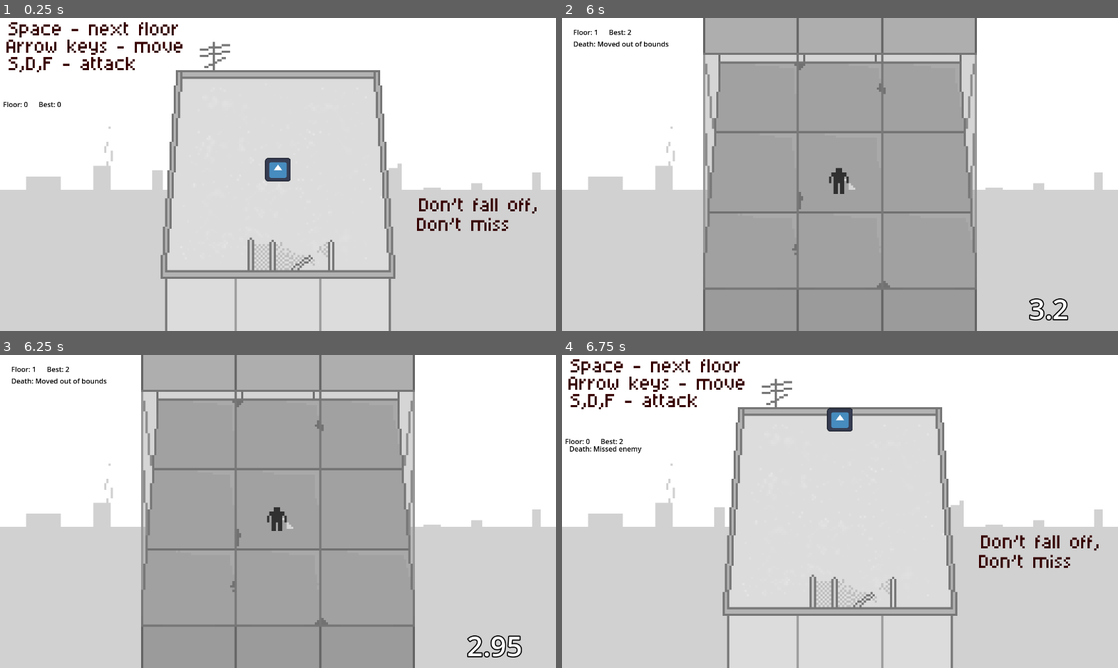
Above: before the commit, frames 1-4 (two rows, left to right).
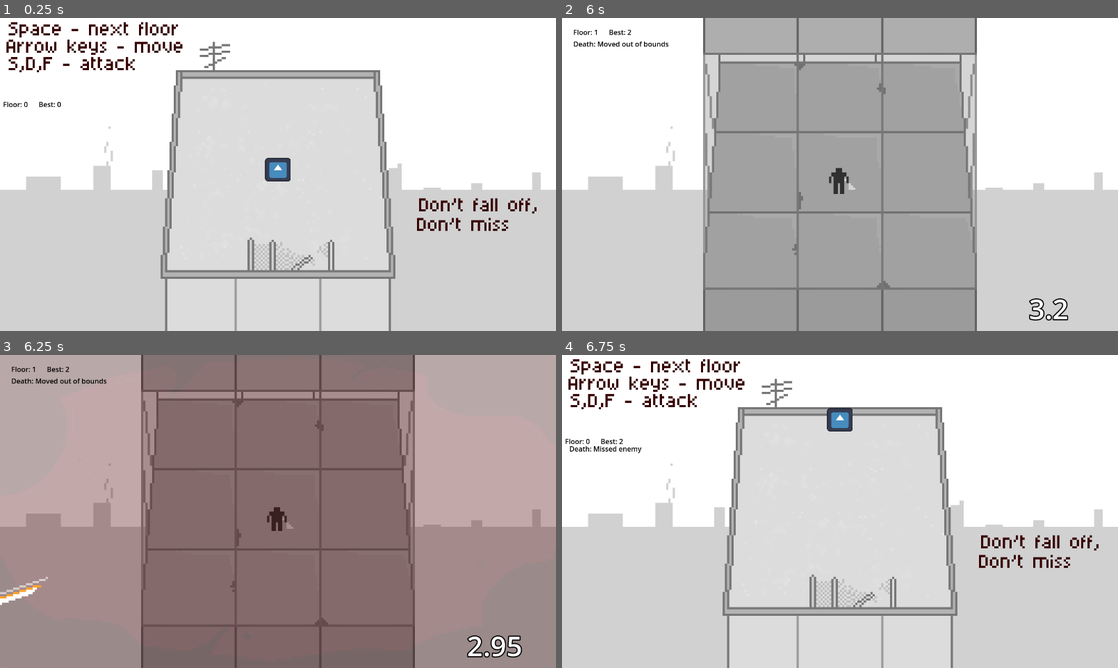
Above: after the commit, the same moments.

Repository: IsvyRed/Hatch
Game: Godot game, scene res://Gameplay Elements/rooftop.tscn
Two runs of this game, one before a commit and one after it. Both use one fixed random seed, a clock stepped at 60 frames per second and the inputs below. The engine's default icon, where the game draws it, is replaced by a stand-in: a white triangle on a blue panel in a dark square.
Inputs:
- Up to frame 1 (0.25 s): no input
- Up to frame 2 (6 s): tap Enter at 0.5, 2, 4.25 s; hold Right (Right) 0.53-1.28 s; tap S (Attack) at 0.6, 3.05, 3.6 s; tap D (Attack1) at 0.8, 1.35, 3.8, 4.35 s; tap Space (Next Floor) at 1.25, 2.3, 2.85, 3.5, 5, 5.3, 5.85 s; hold Down (Down) 1.28-2.03 s; tap F (Attack2) at 1.55, 2.1, 4.55, 5.1 s; hold Right (Right) 2.03-2.78 s; hold Up (Up) 2.78-3.53 s; hold Left (Left) 3.53-5.03 s; hold Down (Down) 5.03-5.78 s; hold Right (Right) from 5.78 s (still down)
- Up to frame 3 (6.25 s): keep holding Right (Right); tap S (Attack) at 6.05 s
- Up to frame 4 (6.75 s): release Right (Right) at 6.53 s; hold Up (Up) from 6.53 s (still down); tap S (Attack) at 6.6 s

Frames 1-2 are identical in both runs. In frame 3, 99% of the frame differs, in the area x 0-100%, y 0-100%; in frame 4, nothing differs.

Commit message:
Corpse physics bug fixes + death flash
fixed jankiness when corpses got knocked out upwards or were not fully knocked out laterally or downward,

Added first iteration of screen flash on death

Diff:
--- a/Gameplay Elements/Destructibles/GlassD1.tscn
+++ b/Gameplay Elements/Destructibles/GlassD1.tscn
@@ -43,7 +43,7 @@
 }]
 
 [sub_resource type="RectangleShape2D" id="RectangleShape2D_bgb1o"]
-size = Vector2(120, 22.75)
+size = Vector2(120, 57)
 
 [node name="GlassD1" type="Area2D"]
 z_index = 5
@@ -80,7 +80,7 @@
 metadata/_aseprite_wizard_source_file_hash_ = "b92889adb1ef4b65011fbb8cba079d5b"
 
 [node name="CollisionShape2D" type="CollisionShape2D" parent="."]
-position = Vector2(0, 105)
+position = Vector2(0, 122.5)
 shape = SubResource("RectangleShape2D_bgb1o")
 
 [connection signal="body_entered" from="." to="." method="_on_body_entered"]
--- a/Gameplay Elements/Destructibles/bin.tscn
+++ b/Gameplay Elements/Destructibles/bin.tscn
@@ -96,4 +96,8 @@
 position = Vector2(1, 0.5)
 shape = SubResource("RectangleShape2D_ovplu")
 
+[node name="FallSpan" type="Timer" parent="."]
+wait_time = 0.3
+
 [connection signal="body_entered" from="GlassChecker" to="." method="fall"]
+[connection signal="timeout" from="FallSpan" to="." method="_on_fall_span_timeout"]
--- a/Gameplay Elements/Destructibles/glass_R_1.tscn
+++ b/Gameplay Elements/Destructibles/glass_R_1.tscn
@@ -39,7 +39,7 @@
 }]
 
 [sub_resource type="RectangleShape2D" id="RectangleShape2D_5w57a"]
-size = Vector2(19, 175)
+size = Vector2(48, 175)
 
 [node name="GlassD1" type="Area2D"]
 z_index = 5
@@ -76,7 +76,7 @@
 metadata/_aseprite_wizard_source_file_hash_ = "b92889adb1ef4b65011fbb8cba079d5b"
 
 [node name="CollisionShape2D" type="CollisionShape2D" parent="."]
-position = Vector2(9.5, -7.5)
+position = Vector2(24, -7.5)
 shape = SubResource("RectangleShape2D_5w57a")
 
 [connection signal="body_entered" from="." to="." method="_on_body_entered"]
--- a/Gameplay Elements/Destructibles/glass_l_1.tscn
+++ b/Gameplay Elements/Destructibles/glass_l_1.tscn
@@ -39,7 +39,7 @@
 }]
 
 [sub_resource type="RectangleShape2D" id="RectangleShape2D_5w57a"]
-size = Vector2(19, 175)
+size = Vector2(50.5, 175)
 
 [node name="GlassL1" type="Area2D"]
 z_index = 5
@@ -77,7 +77,7 @@
 metadata/_aseprite_wizard_source_file_hash_ = "b92889adb1ef4b65011fbb8cba079d5b"
 
 [node name="CollisionShape2D" type="CollisionShape2D" parent="."]
-position = Vector2(-10, -7)
+position = Vector2(-25.75, -7)
 shape = SubResource("RectangleShape2D_5w57a")
 
 [connection signal="body_entered" from="." to="." method="_on_body_entered"]
--- a/Gameplay Elements/Destructibles/glass_l_2.tscn
+++ b/Gameplay Elements/Destructibles/glass_l_2.tscn
@@ -35,7 +35,7 @@
 }]
 
 [sub_resource type="RectangleShape2D" id="RectangleShape2D_didyp"]
-size = Vector2(20, 194)
+size = Vector2(48, 194)
 
 [node name="GlassL2" type="Area2D"]
 z_index = 5
@@ -73,7 +73,7 @@
 metadata/_aseprite_wizard_source_file_hash_ = "b92889adb1ef4b65011fbb8cba079d5b"
 
 [node name="CollisionShape2D" type="CollisionShape2D" parent="."]
-position = Vector2(-25, -2)
+position = Vector2(-39, -2)
 shape = SubResource("RectangleShape2D_didyp")
 
 [connection signal="body_entered" from="." to="." method="_on_body_entered"]
--- a/Gameplay Elements/Destructibles/glass_l_3.tscn
+++ b/Gameplay Elements/Destructibles/glass_l_3.tscn
@@ -31,7 +31,7 @@
 }]
 
 [sub_resource type="RectangleShape2D" id="RectangleShape2D_gejqu"]
-size = Vector2(20, 175)
+size = Vector2(45, 175)
 
 [node name="GlassL3" type="Area2D"]
 z_index = 5
@@ -69,7 +69,7 @@
 metadata/_aseprite_wizard_source_file_hash_ = "b92889adb1ef4b65011fbb8cba079d5b"
 
 [node name="CollisionShape2D" type="CollisionShape2D" parent="."]
-position = Vector2(-30, -3)
+position = Vector2(-42.5, -3)
 shape = SubResource("RectangleShape2D_gejqu")
 
 [connection signal="body_entered" from="." to="." method="_on_body_entered"]
--- a/Gameplay Elements/Destructibles/glass_r_2.tscn
+++ b/Gameplay Elements/Destructibles/glass_r_2.tscn
@@ -35,7 +35,7 @@
 }]
 
 [sub_resource type="RectangleShape2D" id="RectangleShape2D_e05v0"]
-size = Vector2(20.5, 195)
+size = Vector2(61.25, 195)
 
 [node name="GlassR2" type="Area2D"]
 z_index = 5
@@ -72,7 +72,7 @@
 metadata/_aseprite_wizard_source_file_hash_ = "b92889adb1ef4b65011fbb8cba079d5b"
 
 [node name="CollisionShape2D" type="CollisionShape2D" parent="."]
-position = Vector2(25, -2.5)
+position = Vector2(45.375, -2.5)
 shape = SubResource("RectangleShape2D_e05v0")
 
 [connection signal="body_entered" from="." to="." method="_on_body_entered"]
--- a/Gameplay Elements/Destructibles/glass_r_3.tscn
+++ b/Gameplay Elements/Destructibles/glass_r_3.tscn
@@ -31,7 +31,7 @@
 }]
 
 [sub_resource type="RectangleShape2D" id="RectangleShape2D_gejqu"]
-size = Vector2(20, 175)
+size = Vector2(49, 175)
 
 [node name="GlassR3" type="Area2D"]
 z_index = 5
@@ -68,7 +68,7 @@
 metadata/_aseprite_wizard_source_file_hash_ = "b92889adb1ef4b65011fbb8cba079d5b"
 
 [node name="CollisionShape2D" type="CollisionShape2D" parent="."]
-position = Vector2(30, -2.5)
+position = Vector2(44.5, -2.5)
 shape = SubResource("RectangleShape2D_gejqu")
 
 [connection signal="body_entered" from="." to="." method="_on_body_entered"]
--- a/Gameplay Elements/Destructibles/printer.tscn
+++ b/Gameplay Elements/Destructibles/printer.tscn
@@ -1,6 +1,6 @@
 [gd_scene load_steps=4 format=3 uid="uid://clvri8h4orhje"]
 
-[ext_resource type="Script" uid="uid://cameht12lxqtn" path="res://printer.gd" id="1_31332"]
+[ext_resource type="Script" uid="uid://cameht12lxqtn" path="res://Scripts/printer.gd" id="1_31332"]
 [ext_resource type="SpriteFrames" uid="uid://bxy1bqkgnrx58" path="res://Sprites/Destructibles/Printer/HitN.tres" id="2_wvvgp"]
 
 [sub_resource type="RectangleShape2D" id="RectangleShape2D_wvvgp"]
--- a/Gameplay Elements/Enemies/dead_body.gd
+++ b/Gameplay Elements/Enemies/dead_body.gd
@@ -17,14 +17,22 @@
 		motion /= 1.5
 	else:
 		scale /= 1.5
+		if motion.y > 20:
+			z_index = 2
 
 func fall(_body):
 	falling = true
 	var chance = abs(motion.x + motion.y)
-	var judge = randi_range(0,10)
+	var judge = randi_range(0,20)
 	if chance > judge:
-		set_collision_layer_value(6,false)
+		$FallSpan.start()
+		set_collision_mask_value(6,false)
 		z_index = -2
 		motion += locLastDirection/15
 		gravity_scale = 6
 		angular_velocity = motion.x/3
+
+
+func _on_fall_span_timeout():
+	Globals.debrisList.erase(self)
+	queue_free()
--- a/Gameplay Elements/Enemies/dead_body.tscn
+++ b/Gameplay Elements/Enemies/dead_body.tscn
@@ -29,4 +29,8 @@
 skew = 0.7853982
 texture = ExtResource("2_tqyk5")
 
+[node name="FallSpan" type="Timer" parent="."]
+wait_time = 0.3
+
 [connection signal="body_entered" from="GlassChecker" to="." method="fall"]
+[connection signal="timeout" from="FallSpan" to="." method="_on_fall_span_timeout"]
--- /dev/null
+++ b/Gameplay Elements/bloody_screen.tscn
@@ -0,0 +1,26 @@
+[gd_scene load_steps=4 format=3 uid="uid://ch0vccbx33ci1"]
+
+[ext_resource type="Texture2D" uid="uid://xbi740b7be0o" path="res://Sprites/DeathFlash.png" id="1_f6uhv"]
+[ext_resource type="Texture2D" uid="uid://ckxjbgiuanuwn" path="res://Sprites/blackScreen.png" id="1_wcohw"]
+[ext_resource type="Script" uid="uid://bl3qqt45vrkuo" path="res://sprite_2d.gd" id="2_wcohw"]
+
+[node name="Sprite2D" type="Sprite2D"]
+modulate = Color(1, 1, 1, 0.26666668)
+top_level = true
+z_index = 14
+z_as_relative = false
+scale = Vector2(5, 5)
+texture = ExtResource("1_wcohw")
+
+[node name="BloodyScreen" type="Sprite2D" parent="."]
+top_level = true
+z_index = 15
+z_as_relative = false
+scale = Vector2(5, 5)
+texture = ExtResource("1_f6uhv")
+script = ExtResource("2_wcohw")
+
+[node name="Lifespan" type="Timer" parent="BloodyScreen"]
+wait_time = 0.3
+
+[connection signal="timeout" from="BloodyScreen/Lifespan" to="BloodyScreen" method="_on_lifespan_timeout"]
--- a/Gameplay Elements/main_level.tscn
+++ b/Gameplay Elements/main_level.tscn
@@ -136,6 +136,24 @@
 
 [node name="GlassD3" parent="Glass" instance=ExtResource("9_wbf2n")]
 position = Vector2(205, 180)
+
+[node name="GlassR1" parent="Glass" instance=ExtResource("10_2bw7g")]
+position = Vector2(295, -185)
+
+[node name="GlassL1" parent="Glass" instance=ExtResource("11_5y034")]
+position = Vector2(-295, -185)
+
+[node name="GlassR2" parent="Glass" instance=ExtResource("12_4gst2")]
+position = Vector2(295, -5)
+
+[node name="GlassL2" parent="Glass" instance=ExtResource("13_kbnh8")]
+position = Vector2(-295, -5)
+
+[node name="GlassR3" parent="Glass" instance=ExtResource("14_kbnh8")]
+position = Vector2(295, 180)
+
+[node name="GlassL3" parent="Glass" instance=ExtResource("15_klllu")]
+position = Vector2(-295, 180)
 
 [node name="Player" parent="." instance=ExtResource("1_1wh16")]
 
@@ -194,21 +212,3 @@
 offset_right = -426.0
 offset_bottom = -188.0
 text = "PLACEHOLDER"
-
-[node name="GlassD1" parent="." instance=ExtResource("10_2bw7g")]
-position = Vector2(295, -185)
-
-[node name="GlassL1" parent="." instance=ExtResource("11_5y034")]
-position = Vector2(-295, -185)
-
-[node name="GlassR2" parent="." instance=ExtResource("12_4gst2")]
-position = Vector2(295, -5)
-
-[node name="GlassL2" parent="." instance=ExtResource("13_kbnh8")]
-position = Vector2(-295, -5)
-
-[node name="GlassR3" parent="." instance=ExtResource("14_kbnh8")]
-position = Vector2(295, 180)
-
-[node name="GlassL3" parent="." instance=ExtResource("15_klllu")]
-position = Vector2(-295, 180)
--- a/Gameplay Elements/player.tscn
+++ b/Gameplay Elements/player.tscn
@@ -23,6 +23,11 @@
 [ext_resource type="Texture2D" uid="uid://b56kxugxetg6u" path="res://Sprites/Player/empty.png" id="19_nhk8h"]
 [ext_resource type="Texture2D" uid="uid://d1ypm1r1x0l4e" path="res://Sprites/Player/Attack2-2.png" id="20_nhk8h"]
 [ext_resource type="Texture2D" uid="uid://b1gmxw1fs4bfr" path="res://Sprites/Player/Attack3-2.png" id="20_q4fvn"]
+[ext_resource type="Texture2D" uid="uid://drsgsc4r5bys7" path="res://Sprites/KillShot1.png" id="24_gon66"]
+[ext_resource type="Texture2D" uid="uid://c6pbq4sl55hh0" path="res://Sprites/KillShot2.png" id="25_7dj4f"]
+[ext_resource type="Texture2D" uid="uid://4m84sgymjb41" path="res://Sprites/KillShot3.png" id="26_etl84"]
+[ext_resource type="Texture2D" uid="uid://hnapx57cg0u5" path="res://Sprites/KillShot4.png" id="27_jkqc8"]
+[ext_resource type="Texture2D" uid="uid://dvd1fyjoa80ta" path="res://Sprites/KillShot5.png" id="28_c3wlo"]
 
 [sub_resource type="SpriteFrames" id="SpriteFrames_dbv4j"]
 animations = [{
@@ -147,6 +152,29 @@
 "loop": false,
 "name": &"default",
 "speed": 15.0
+}]
+
+[sub_resource type="SpriteFrames" id="SpriteFrames_oosy3"]
+animations = [{
+"frames": [{
+"duration": 1.0,
+"texture": ExtResource("24_gon66")
+}, {
+"duration": 1.0,
+"texture": ExtResource("25_7dj4f")
+}, {
+"duration": 1.0,
+"texture": ExtResource("26_etl84")
+}, {
+"duration": 1.0,
+"texture": ExtResource("27_jkqc8")
+}, {
+"duration": 1.0,
+"texture": ExtResource("28_c3wlo")
+}],
+"loop": false,
+"name": &"default",
+"speed": 30.0
 }]
 
 [sub_resource type="RectangleShape2D" id="RectangleShape2D_xxies"]
@@ -198,6 +226,16 @@
 scale = Vector2(5, 5)
 sprite_frames = SubResource("SpriteFrames_ctpar")
 
+[node name="DeathShot" type="AnimatedSprite2D" parent="AnimationHandler"]
+visible = false
+z_index = 16
+z_as_relative = false
+position = Vector2(-60, 25)
+scale = Vector2(5, 5)
+sprite_frames = SubResource("SpriteFrames_oosy3")
+frame = 4
+frame_progress = 1.0
+
 [node name="CollisionShape2D" type="CollisionShape2D" parent="."]
 shape = SubResource("RectangleShape2D_xxies")
 
--- a/Scripts/GLOBALS.gd
+++ b/Scripts/GLOBALS.gd
@@ -1,5 +1,4 @@
 extends Node
-#TO DO add lose function with small buffer before reset -- this will become the main game handler
 
 #format: floorThreshold : [upgradeUnits, enemyCount (low end, high end is +2)]
 var difficultyHash = {1: [0,1], 5: [1,2], 10: [1,3], 15: [2,3], 20: [2,4], 30: [3,4], 45: [4,5], 55: [4,6]}
--- a/Scripts/animation_handler.gd
+++ b/Scripts/animation_handler.gd
@@ -1,4 +1,6 @@
 extends Marker2D
+
+var DEATHFLASH = preload("res://Gameplay Elements/bloody_screen.tscn")
 
 @onready var curState = $Idle
 @onready var states = {Vector2(0,-200): $SwingU, Vector2(0,200): $SwingD, Vector2(-200,0): $SwingH,Vector2(200,0): $SwingH,}
@@ -24,6 +26,12 @@
 	attacks[attackCount%3].play()
 
 
+func playDeath():
+	var deathFlash = DEATHFLASH.instantiate()
+	add_sibling(deathFlash)
+	$DeathShot.visible = true
+	$DeathShot.play()
+
 func _on_animation_finished():
 	curState.flip_h = false
 	curState.visible = false
--- a/Scripts/bin.gd
+++ b/Scripts/bin.gd
@@ -46,8 +46,14 @@
 	var chance = abs(motion.x + motion.y)
 	var judge = randi_range(0,30)
 	if chance > judge:
+		$FallSpan.start()
 		set_collision_layer_value(6,false)
 		z_index = -2
 		motion += locLastDirection/15
 		gravity_scale = 6
 		angular_velocity = motion.x/3
+
+
+func _on_fall_span_timeout():
+	Globals.debrisList.erase(self)
+	queue_free()
--- a/Scripts/multi_hit_enemy.gd
+++ b/Scripts/multi_hit_enemy.gd
@@ -33,7 +33,6 @@
 	hp += 1
 	for child in $HealthOrbit.get_children():
 		child.queue_free()
-	@warning_ignore("integer_division")
 	var inc = 1.0/hp
 	for i in hp:
 		var curMarker = HPMARKER.instantiate()
--- a/Scripts/player.gd
+++ b/Scripts/player.gd
@@ -125,6 +125,7 @@
 			else:
 				dead = true
 				$ResetTimer.start()
+				$AnimationHandler.playDeath()
 				Globals.deathMessage("Death: Floor was not clear")
 
 
@@ -146,6 +147,7 @@
 func missedEnemy():
 	dead = true
 	$ResetTimer.start()
+	$AnimationHandler.playDeath()
 	Globals.deathMessage("Death: Missed enemy")
 
 
@@ -179,6 +181,7 @@
 func _on_game_over_timer_timeout():
 	if not dead:
 		$ResetTimer.start()
+		$AnimationHandler.playDeath()
 		Globals.deathMessage("Death: Out of time")
 		$GameOverTimer.start()
 		print("Dead (Out of time)")
--- a/Scripts/player_vision.gd
+++ b/Scripts/player_vision.gd
@@ -4,7 +4,7 @@
 signal undefined
 signal validTile
 signal deathTile
-func _physics_process(delta):
+func _physics_process(_delta):
 	if is_colliding():
 		var collider = get_collider()
 		if collider.type == "valid":
--- /dev/null
+++ b/sprite_2d.gd
@@ -0,0 +1,13 @@
+extends Sprite2D
+var frameInterval = 3
+var curFrame = 0
+func _ready():
+	$Lifespan.start()
+func _physics_process(_delta):
+	curFrame += 1
+	if curFrame % frameInterval == 0:
+		modulate.a -= 0.3
+
+
+func _on_lifespan_timeout():
+	queue_free()
Renamed: export_presets.cfg -> Exports/export_presets.cfg
Not shown: 1 places in Gameplay Elements/player.tscn that only renumber resources
Renamed: printer.gd -> Scripts/printer.gd
Renamed: printer.gd.uid -> Scripts/printer.gd.uid
Binary file added: Sprites/DeathFlash.aseprite
Binary file added: Sprites/DeathFlash.png
Not shown, added: Sprites/DeathFlash.png.import
Binary file added: Sprites/KillShot.aseprite
Binary file added: Sprites/KillShot1.png
Not shown, added: Sprites/KillShot1.png.import
Binary file added: Sprites/KillShot2.png
Not shown, added: Sprites/KillShot2.png.import
(and 9 more such lines)
